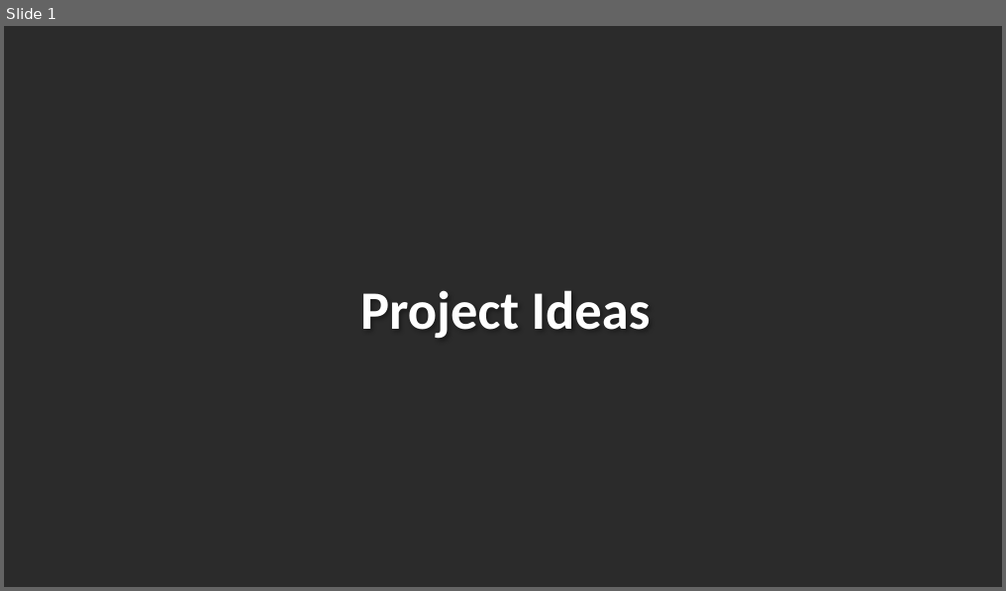
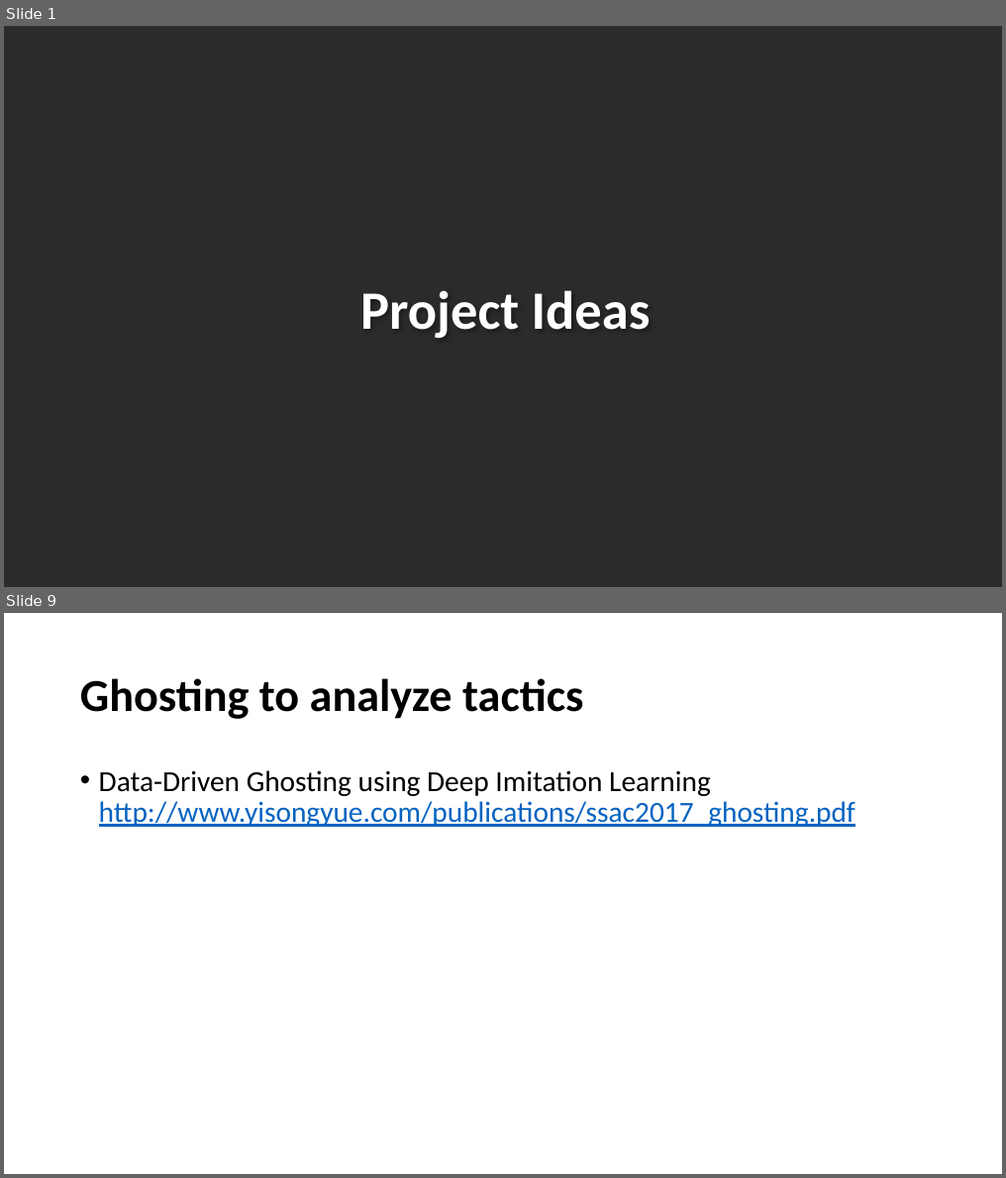
Before and after one commit to Ziolo1999/GNNsFootballEventSpotting, a slide deck: Articles/topic_ideas.pptx. Shown one above the other, each under a label of ours: slide 1 before the commit, slides 1 and 9 after it; the slides between them are not shown. The pictures are 1006x591 and 1006x1178 pixels, drawn with LibreOffice and Linux fonts; fonts in the diff are those of the drawing; background and template pictures are left out; a plain dark background stands for a picture behind light text. Boxes give left, top, right and bottom in pixels: in the first picture for what was removed or moved away, otherwise in the second. Text is boxed around its words. In the diff, an @@ line names an element or a change of style, - is before the commit and + after.

```diff
--- a/Articles/topic_ideas.pptx
+++ b/Articles/topic_ideas.pptx
@@ slide 9 added at box(4, 613, 1002, 1174), background #FFFFFF @@
@@ title added at box(80, 678, 583, 719), 44 pt, text #000000, bold @@
+Ghosting to analyze tactics
@@ text added at box(99, 770, 855, 827), 28 pt, text #0563C1, underline @@
+• Data-Driven Ghosting using Deep Imitation Learning
+  http://www.yisongyue.com/publications/ssac2017_ghosting.pdf
```
Also in this commit, not shown: 6 slides changed, 2 other slides added.
